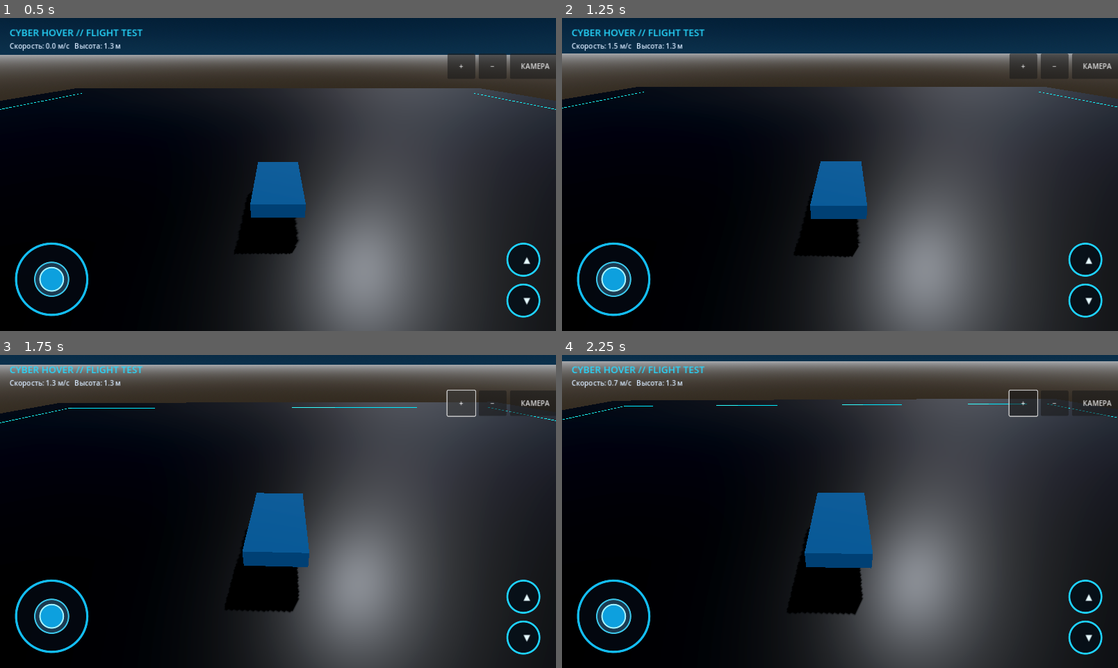
Above: before the commit, frames 1-4 (two rows, left to right).
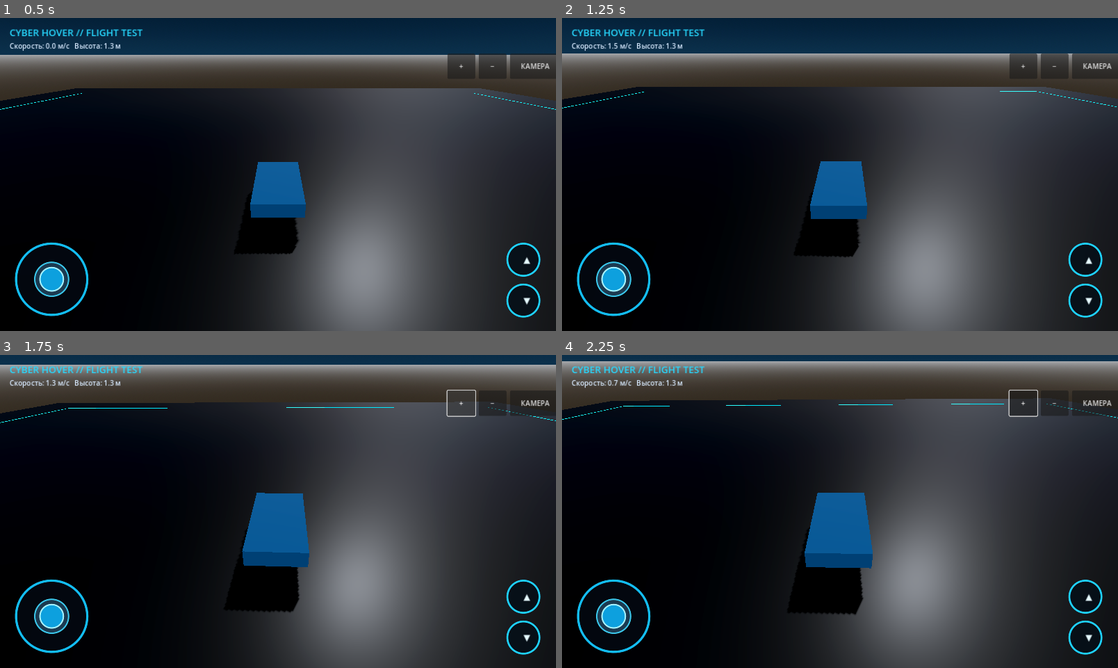
Above: after the commit, the same moments.

Repository: a89526425040-creator/CyberHoverDemo
Game: Godot game, scene res://main.tscn
The game is run twice, just before and just after one commit, with the same random seed, the same clock (stepped at 60 frames per second) and the same inputs.
Inputs (mouse positions are in pixels of both pictures, inside the frame that each line leads up to):
- Up to frame 1 (0.5 s): no input
- Up to frame 2 (1.25 s): tap Enter at 0.5 s; move the mouse to (962, 158) at 0.52 s; hold D from 0.53 s (still down); tap Ctrl at 0.6 s; click (962, 158) at 0.67 s; tap Space at 0.77 s
- Up to frame 3 (1.75 s): release D at 1.25 s; click "+" at 1.25 s
- Up to frame 4 (2.25 s): drag from (728, 527) to (812, 574) at 2.02 s

Frame 1 is identical in both runs. In frame 2, less than 0.1% of the frame differs, in the area x 0-100%, y 22-77%; in frame 3, less than 0.1%; in frame 4, 0.1%, in the area x 0-100%, y 13-83%.

Commit message:
Tune bank and pitch spring-damper flight response

Diff:
--- a/scripts/hover_controller.gd
+++ b/scripts/hover_controller.gd
@@ -115,22 +115,24 @@
         var excess := speed - max_speed
         apply_central_force(-linear_velocity.normalized() * excess * mass * 1.4)
 
-func _apply_attitude_control(delta: float) -> void:
+func _apply_attitude_control(_delta: float) -> void:
     var basis := global_transform.basis
     var local_angular: Vector3 = basis.inverse() * angular_velocity
     var speed_factor := clampf(linear_velocity.length() / 9.0, 0.22, 1.0)
 
-    # Horizontal stick steers the nose; the craft banks naturally into turns.
+    # Separate heading from pitch and bank so the craft can lean without drifting over.
+    var heading_basis := Basis(Vector3.UP, global_rotation.y)
+    var relative_basis: Basis = heading_basis.inverse() * basis
+    var attitude := relative_basis.get_euler()
+
     var desired_yaw_rate := -smoothed_strafe * 0.72 * speed_factor
     var yaw_control := (desired_yaw_rate - local_angular.y) * yaw_torque
-    var desired_pitch_rate := -smoothed_forward * max_pitch
-    var desired_roll_rate := -smoothed_strafe * max_bank
-    var pitch_control := (desired_pitch_rate - local_angular.x) * attitude_gain
-    var roll_control := (desired_roll_rate - local_angular.z) * attitude_gain
 
-    # Light self-leveling only: it no longer locks the body upright.
-    var up_error_local: Vector3 = basis.inverse() * basis.y.cross(Vector3.UP)
-    var level_torque := Vector3(up_error_local.x, 0.0, up_error_local.z) * attitude_gain * 0.22
-    var damping_torque := -local_angular * attitude_damping * 0.45
-    var local_torque := Vector3(pitch_control, yaw_control, roll_control) + level_torque + damping_torque
-    apply_torque(basis * local_torque)
+    # Stick deflection sets a bank/pitch angle; spring-damper control returns smoothly to level.
+    var desired_pitch := -smoothed_forward * max_pitch
+    var desired_roll := -smoothed_strafe * max_bank
+    var pitch_control := (desired_pitch - attitude.x) * attitude_gain - local_angular.x * attitude_damping
+    var roll_control := (desired_roll - attitude.z) * attitude_gain - local_angular.z * attitude_damping
+    var yaw_damping := -local_angular.y * attitude_damping * 0.25
+
+    apply_torque(basis * Vector3(pitch_control, yaw_control + yaw_damping, roll_control))
